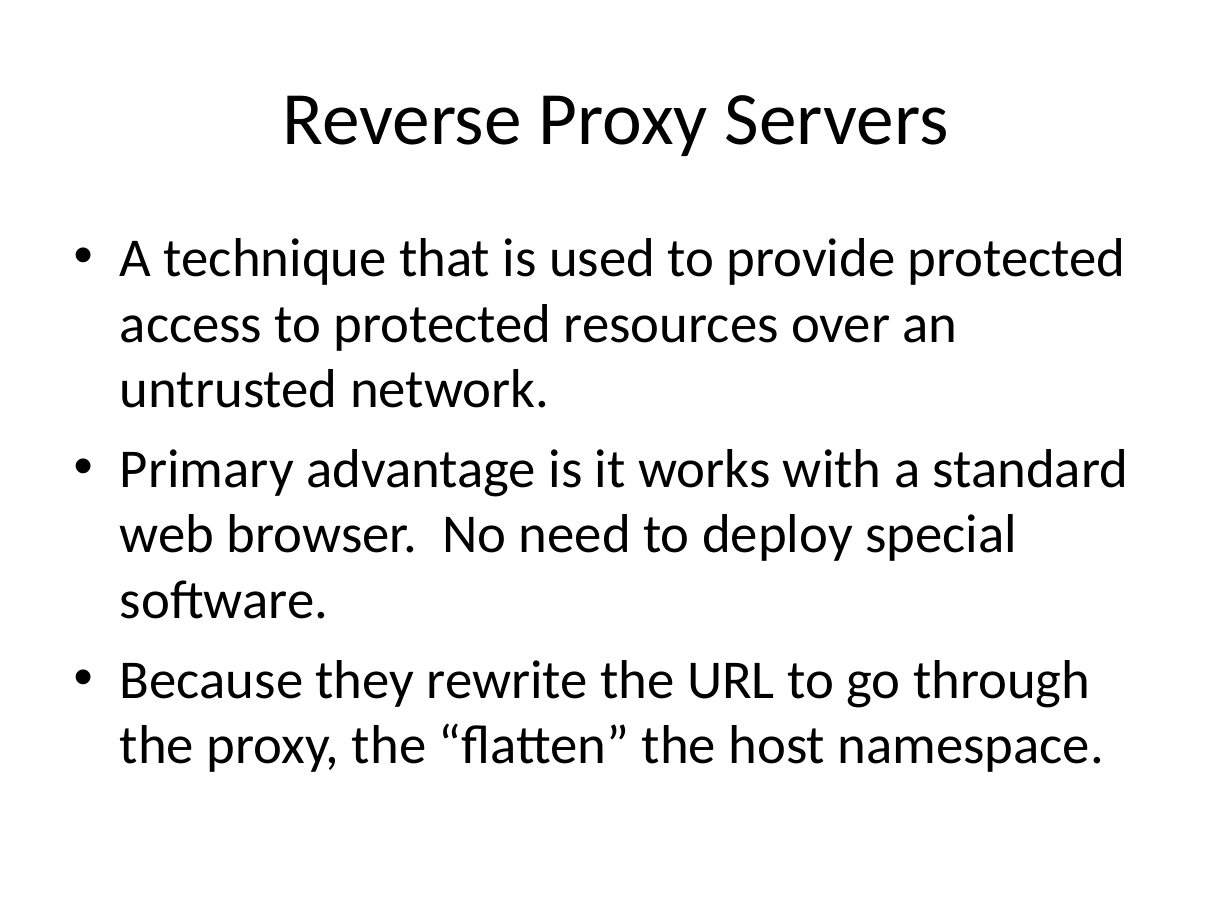
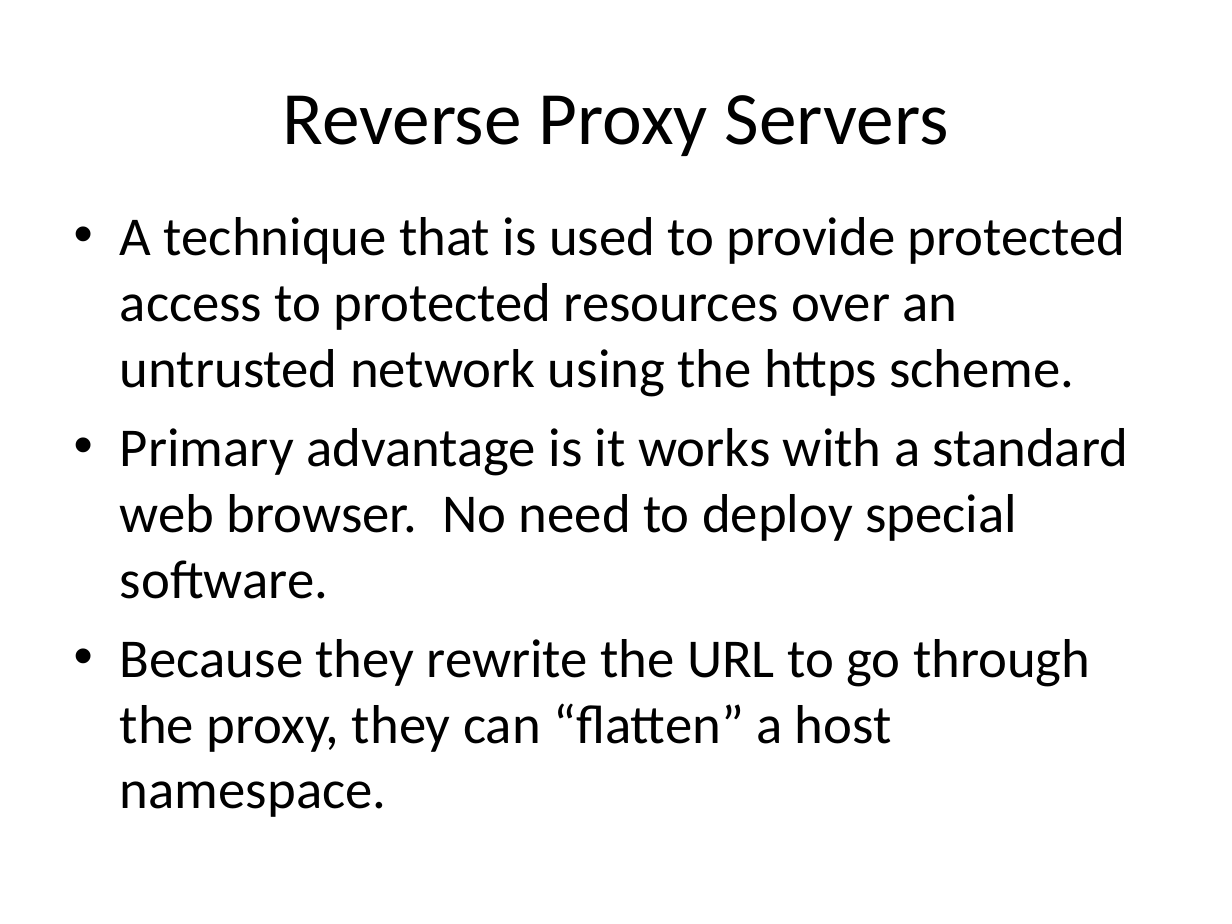
Before and after one commit to EdCharbeneau/CodePaLOUsa, a slide deck: slide 17 of 2013/LocalStorageSecurity/LocalStoragePresentation.ppt (slide 15 before the commit). Drawn at 1232x924 pixels with LibreOffice and Linux fonts; fonts in the diff are those of the drawing. Boxes give left, top, right and bottom in pixels: in the first picture for what was removed or moved away, otherwise in the second. Text is boxed around its words. In the diff, an @@ line names an element or a change of style, - is before the commit and + after.

```diff
--- a/2013/LocalStorageSecurity/LocalStoragePresentation.ppt
+++ b/2013/LocalStorageSecurity/LocalStoragePresentation.ppt
@@ text "A technique that is used ...": place and size @@
-text "A technique that is used ..." at box(120, 238, 1129, 772)
+text "A technique that is used ..." at box(120, 217, 1129, 817)
@@ text at box(120, 217, 1126, 397): text changed @@
-• A technique that is used to provide protected access to protected resources over an untrusted network.
+• A technique that is used to provide protected access to protected resources over an untrusted network using the https scheme.
@@ text at box(120, 639, 1090, 817): text changed @@
-• Because they rewrite the URL to go through the proxy, the “flatten” the host namespace.
+• Because they rewrite the URL to go through the proxy, they can “flatten” a host namespace.
```
Also in this commit, not shown: 9 other slides changed, 2 slides added.
